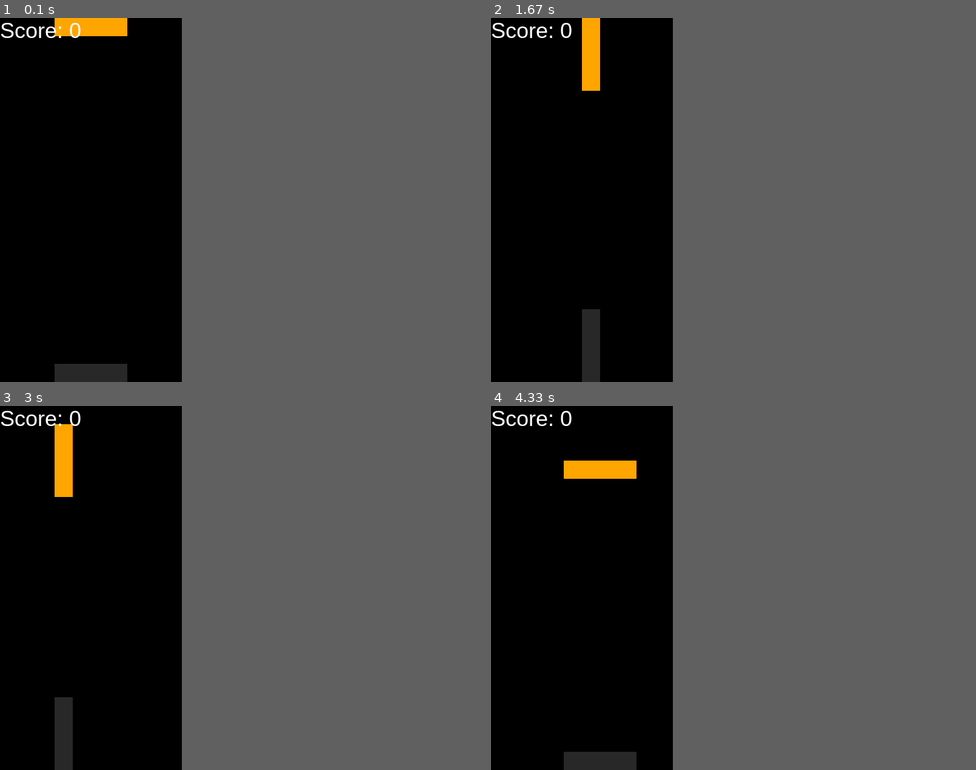
Above: before the commit, frames 1-4 (two rows, left to right).
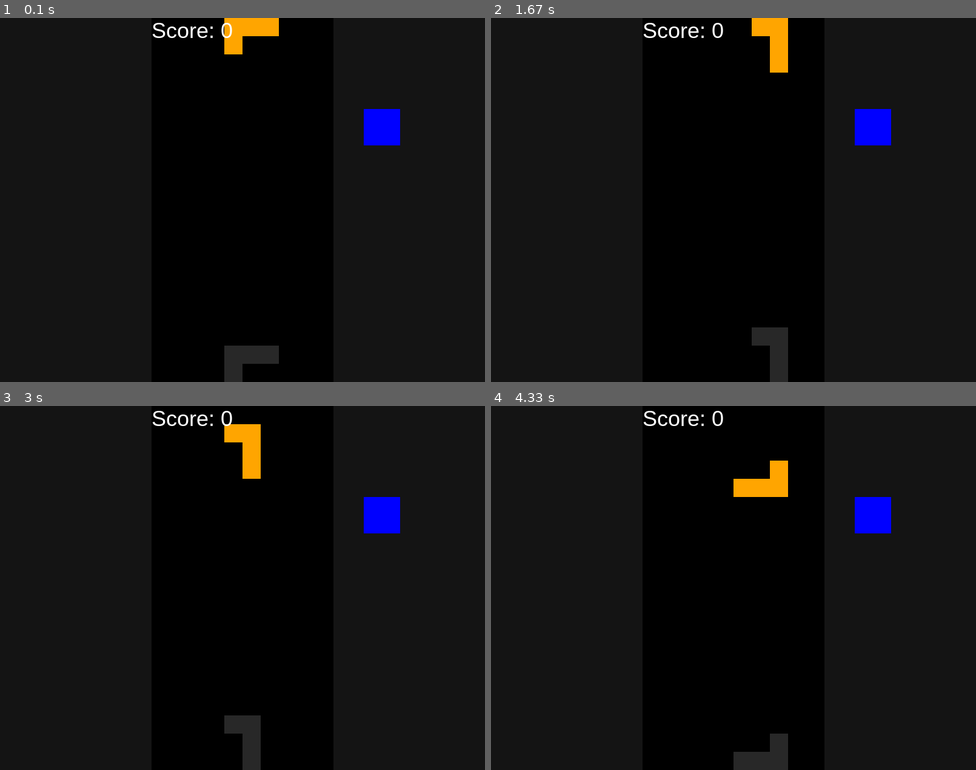
Above: after the commit, the same moments.

Repository: MowMiKubek/pygame-tetris
Game: pygame game, started from main.py
The game is run twice, just before and just after one commit, with the same random seed, the same clock (stepped at 60 frames per second) and the same inputs.
Inputs:
- Up to frame 1 (0.1 s): no input
- Up to frame 2 (1.67 s): hold Right 0.33-0.8 s; hold Up 0.83-1.13 s; hold Right 1.17-1.63 s
- Up to frame 3 (3 s): hold Left 1.67-2.2 s; hold Down 2.23-2.53 s; hold Left 2.57-2.97 s
- Up to frame 4 (4.33 s): hold Up 3-3.37 s; hold Right 3.4-4.03 s; hold Down from 4.07 s (still down)
In our replay, the window is 300x600 before the commit and 800x600 after it. These sizes can differ from the game's own. Grey fills any space a smaller window leaves; there, only what the larger window draws over its background counts as a difference.

The runs differ from the first frame. In frame 1, 2.6% of the frame differs, in the area x 0-83%, y 0-35%; in frame 2, 2.7%; in frame 3, 2.7%; in frame 4, 2.7%.

Commit message:
Add predicate shape. Expand game screen.

Diff:
--- a/main.py
+++ b/main.py
@@ -5,11 +5,15 @@
 pygame.init()
 clock = pygame.time.Clock()
 
-SCREEN_WIDTH, SCREEN_HEIGHT = 300, 600
+SCREEN_WIDTH, SCREEN_HEIGHT = 800, 600
+GAME_SCREEN_WIDTH, GAME_SCREEN_HEIGHT = 300, 600
 GRID_WIDTH, GRID_HEIGHT = 10, 20
 BLOCK_SIZE = 30
 
-screen = pygame.display.set_mode((SCREEN_WIDTH, SCREEN_HEIGHT))
+window = pygame.display.set_mode((SCREEN_WIDTH, SCREEN_HEIGHT))
+game_screen = pygame.Surface((GAME_SCREEN_WIDTH, GAME_SCREEN_HEIGHT))
+
+
 
 BLACK = (0, 0, 0)
 WHITE = (255, 255, 255)
@@ -63,8 +67,8 @@
 
 
 class Tetromino:
-    def __init__(self):
-        self.shape = random.choice(tetrominoes)
+    def __init__(self, forbidden_shape=None):
+        self.shape = random.choice(list(filter(lambda elem: elem != forbidden_shape, tetrominoes)))
         self.color = random.choice(COLORS)
         self.x = GRID_WIDTH // 2 - len(self.shape[0]) // 2
         self.y = 0
@@ -121,11 +125,21 @@
     tetromino.color = (40, 40, 40)
     return tetromino
 
+def draw_next_tetromino(surface, tetromino, location):
+    x_loc, y_loc = location
+    for y, row in enumerate(tetromino.shape):
+        for x, cell in enumerate(row):
+            if cell != 0:
+                pygame.draw.rect(surface, tetromino.color,
+                                 ((x_loc + x) * BLOCK_SIZE, (y_loc + y) * BLOCK_SIZE, BLOCK_SIZE,
+                                  BLOCK_SIZE))
+
 
 grid = [[0 for _ in range(GRID_WIDTH)] for _ in range(GRID_HEIGHT)]
 
 running = True
 current_tetromino = Tetromino()
+next_tetromino = Tetromino(current_tetromino.shape)
 ghost_tetromino = deepcopy(current_tetromino)
 ghost_tetromino.color = (20, 20, 20)
 ghost_tetromino = place_ghost(grid, ghost_tetromino)
@@ -143,7 +157,7 @@
 game_score = 0
 
 while running:
-    screen.fill(BLACK)
+    game_screen.fill(BLACK)
     fall_time += clock.get_rawtime()
     clock.tick()
 
@@ -166,7 +180,8 @@
                 game_score += 300
             elif lines == 4:
                 game_score += 1200
-            current_tetromino = Tetromino()
+            current_tetromino = next_tetromino
+            next_tetromino = Tetromino(current_tetromino.shape)
             if not check_if_game_over(grid, current_tetromino):
                 running = False
 
@@ -190,15 +205,20 @@
     ghost_tetromino = deepcopy(current_tetromino)
     ghost_tetromino = place_ghost(grid, ghost_tetromino)
 
-    draw_grid(screen, grid)
-    draw_tetromino(screen, ghost_tetromino)
-    draw_tetromino(screen, current_tetromino)
+    draw_grid(game_screen, grid)
+    draw_tetromino(game_screen, ghost_tetromino)
+    draw_tetromino(game_screen, current_tetromino)
 
 
     text_score = score_font.render(f"Score: {game_score}", True, (255, 255, 255))
     text_rect = text_score.get_rect(topleft=(0, 0))
 
-    screen.blit(text_score, text_rect)
+    game_screen.blit(text_score, text_rect)
+
+    window.fill((20, 20, 20))
+    draw_next_tetromino(window, next_tetromino, (20, 5))
+    window.blit(game_screen, ((SCREEN_WIDTH - GAME_SCREEN_WIDTH) // 2, 0))
+
 
     pygame.display.flip()
 
@@ -210,8 +230,8 @@
 
     font_game_over = pygame.font.SysFont("Comic Sans MS", 50)
     text_game_over = font_game_over.render(f"Game Over", True, (255, 0, 0))
-    text_rect = text_game_over.get_rect(center=(SCREEN_WIDTH // 2, SCREEN_HEIGHT // 2))
-    screen.blit(text_game_over, text_rect)
+    text_rect = text_game_over.get_rect(center=(GAME_SCREEN_WIDTH // 2, GAME_SCREEN_HEIGHT // 2))
+    game_screen.blit(text_game_over, text_rect)
 
     clock.tick()
     pygame.display.flip()
